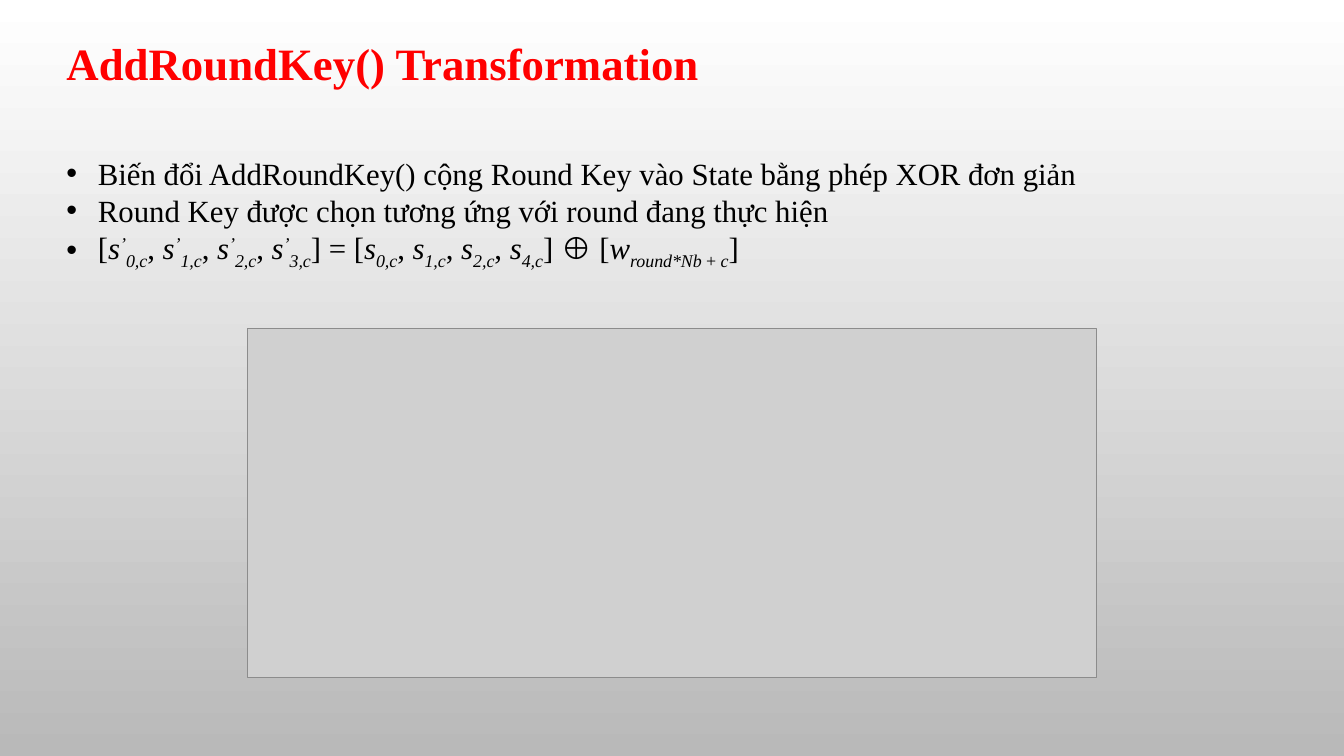
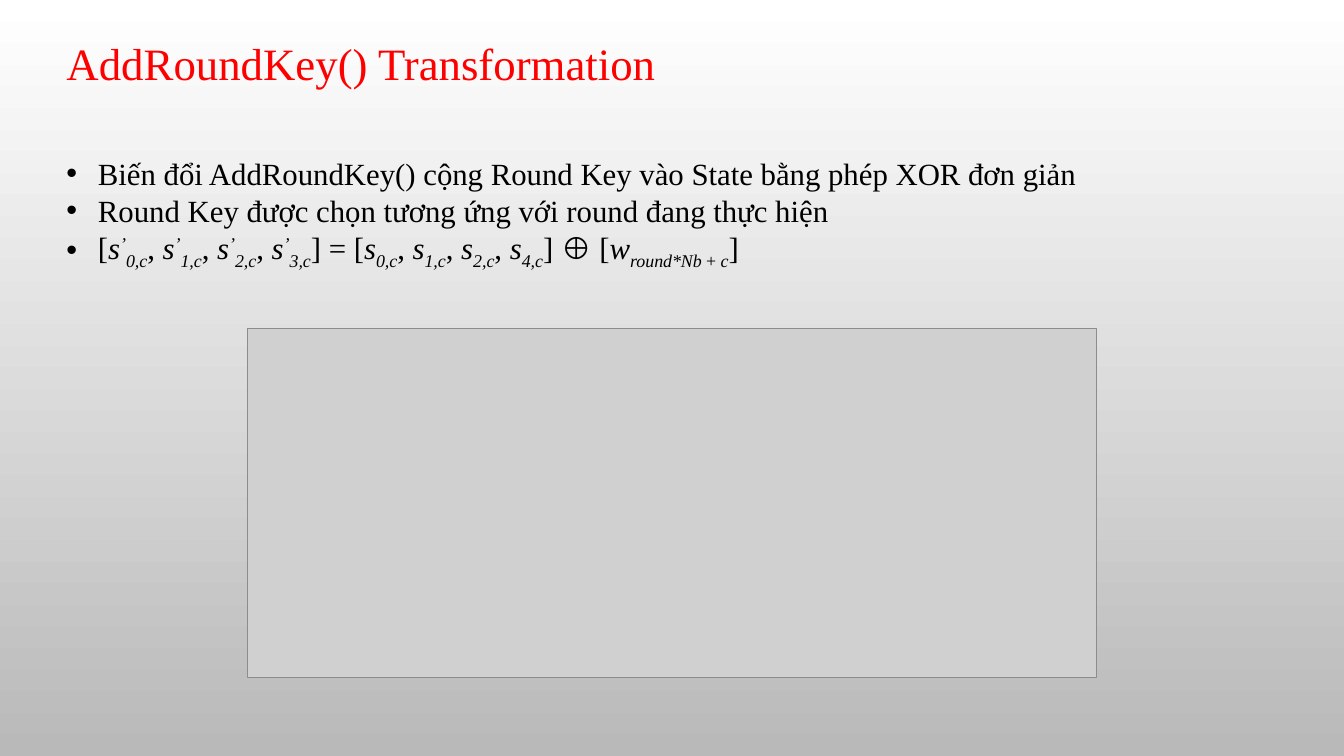
Before and after one commit to hoangtu041997/PM-Final, a slide deck: slide 12 of Slide.pptx. Drawn at 1344x756 pixels with LibreOffice and Linux fonts; fonts in the diff are those of the drawing; grey boxes stand for pictures; background and template pictures are left out. Boxes give left, top, right and bottom in pixels: in the first picture for what was removed or moved away, otherwise in the second. Text is boxed around its words. In the diff, an @@ line names an element or a change of style, - is before the commit and + after.

```diff
--- a/Slide.pptx
+++ b/Slide.pptx
@@ text "AddRoundKey() Transformation" at <box>66,48,655,90</box>: bold off @@
```
Also in this commit, not shown: 3 other slides changed.
